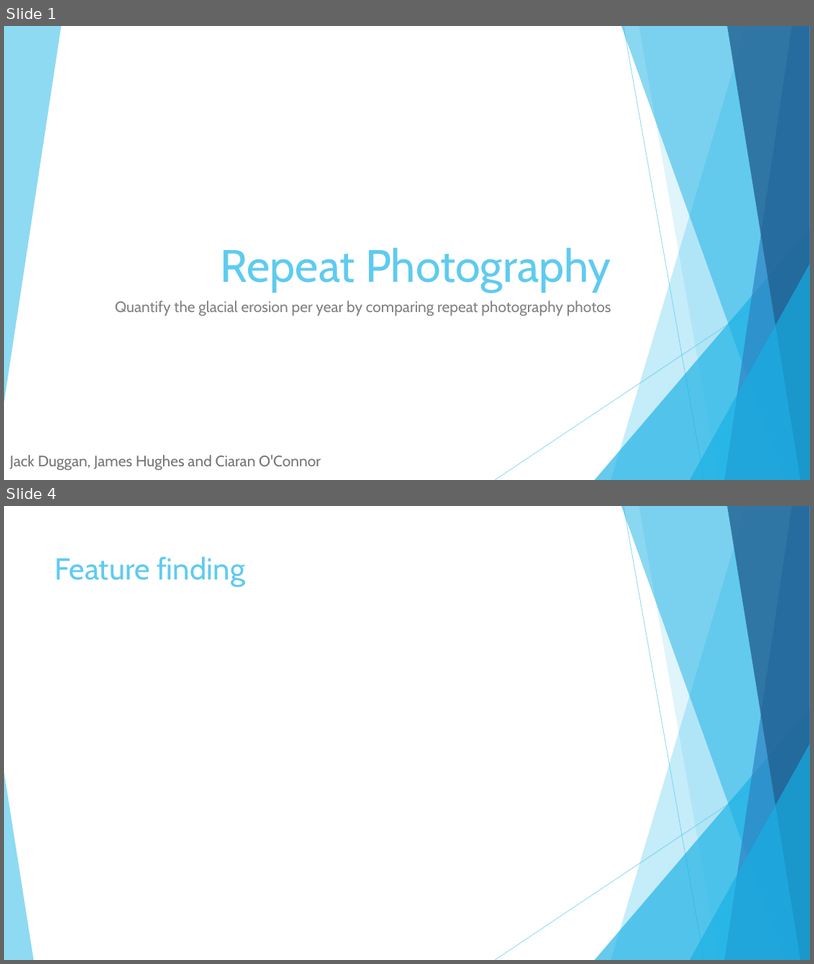
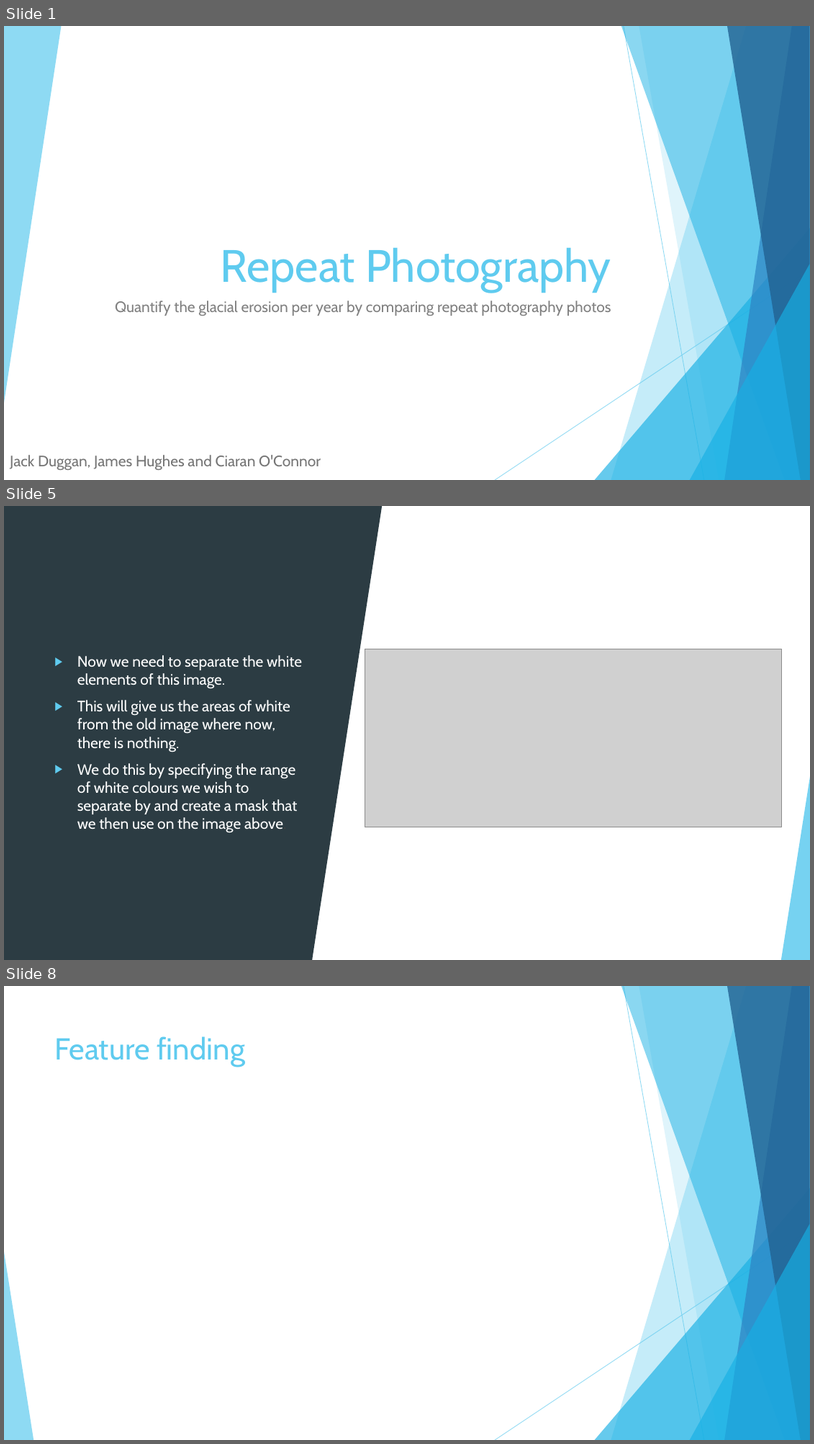
Before and after one commit to UNIpope/gla, a slide deck: Repeat Photography.pptx. Shown one above the other, each under a label of ours: slides 1 and 4 before the commit, slides 1, 5 and 8 after it; the slides between them are not shown. The pictures are 814x964 and 814x1444 pixels, drawn with LibreOffice and Linux fonts; fonts in the diff are those of the drawing; grey boxes stand for pictures. Boxes give left, top, right and bottom in pixels: in the first picture for what was removed or moved away, otherwise in the second. Text is boxed around its words. In the diff, an @@ line names an element or a change of style, - is before the commit and + after.

```diff
--- a/Repeat Photography.pptx
+++ b/Repeat Photography.pptx
@@ slide 5 added at (x1=4, y1=506, x2=810, y2=960), background #FFFFFF; not listed: 10 template elements that a slide beside it also shows @@
@@ rectangle added at (x1=4, y1=506, x2=810, y2=960), fill #FFFFFF @@
@@ rectangle added at (x1=4, y1=506, x2=313, y2=960), fill #2C3C43 @@
@@ triangle added at (x1=313, y1=506, x2=383, y2=960), fill #2C3C43 @@
@@ text added at (x1=77, y1=655, x2=302, y2=833), 18 pt, text #FFFFFF @@
+▶ Now we need to separate the white elements of this image.
+▶ This will give us the areas of white from the old image where now, there is nothing.
+▶ We do this by specifying the range of white colours we wish to separate by and create a mask that we then use on the image above.
@@ picture added at (x1=365, y1=649, x2=782, y2=826) @@
@@ triangle added at (x1=782, y1=772, x2=810, y2=960), fill #5FCBEF at 85% opacity @@
@@ what was slide 4 is now slide 8 @@
```
Also in this commit, not shown: 4 other slides added, 1 slide removed.
